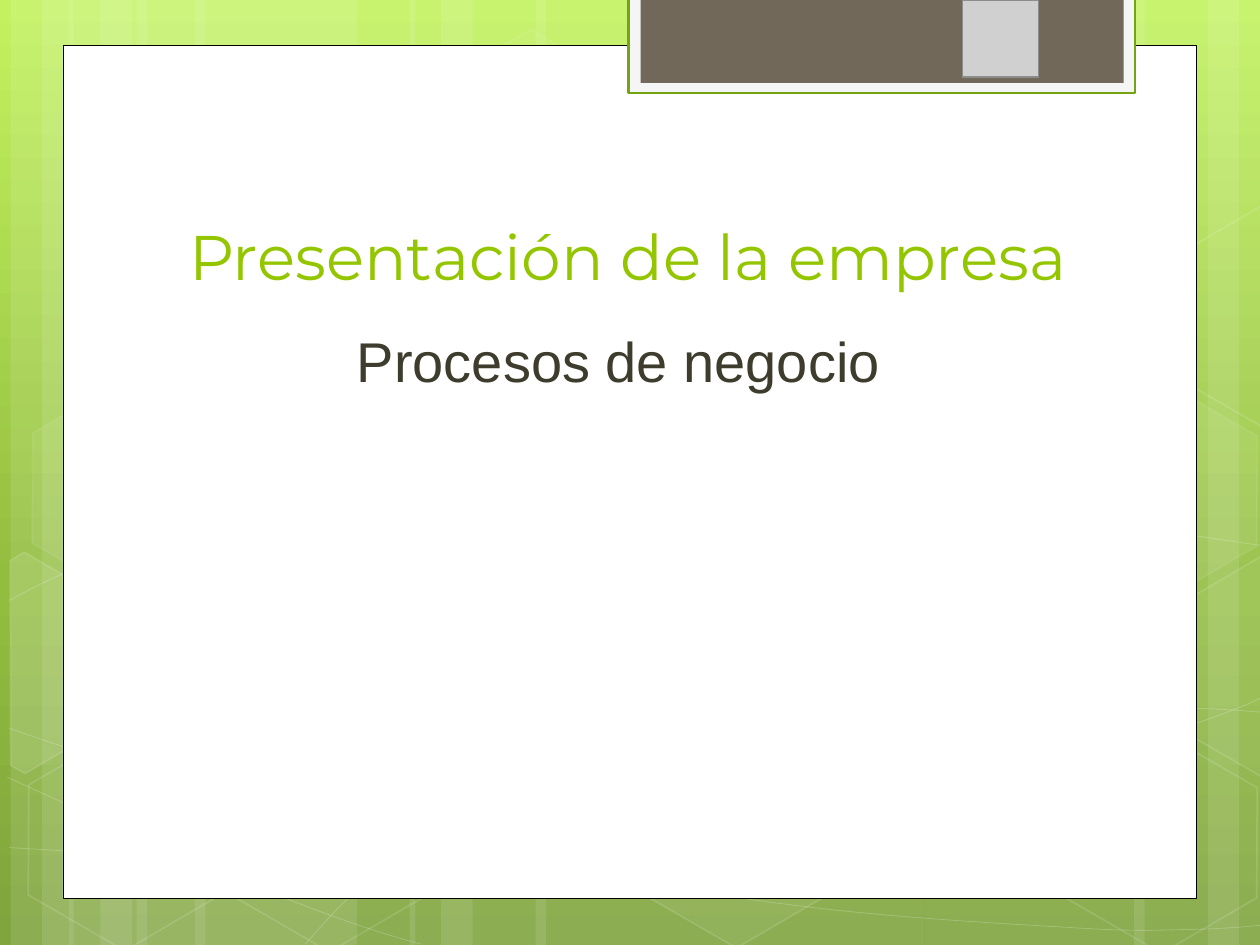
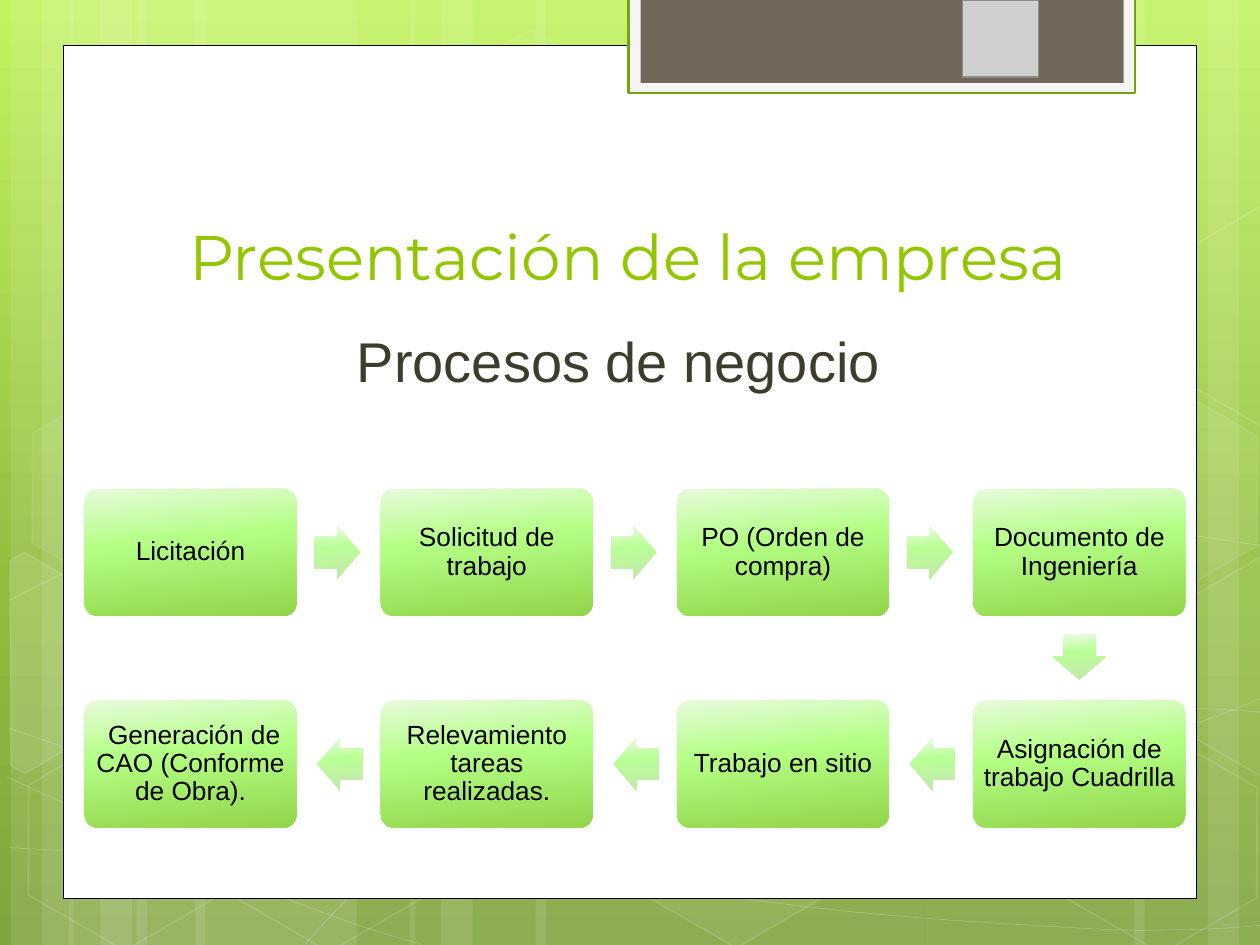
Before and after one commit to ptissera/habilitacion-profesional-2012-4k4, a slide deck: slide 10 of Documentacion/Informe Preliminar/Presentacion Informe Preliminar.pptx (slide 9 before the commit). Drawn at 1260x945 pixels with LibreOffice and Linux fonts; fonts in the diff are those of the drawing; grey boxes stand for pictures. Boxes give left, top, right and bottom in pixels: in the first picture for what was removed or moved away, otherwise in the second. Text is boxed around its words. In the diff, an @@ line names an element or a change of style, - is before the commit and + after.

```diff
--- a/Documentacion/Informe Preliminar/Presentacion Informe Preliminar.pptx
+++ b/Documentacion/Informe Preliminar/Presentacion Informe Preliminar.pptx
@@ group added at <box>84,489,1186,828</box>: 8 rounded rectangles, 8 texts, 7 right arrows @@
+Licitación
+Solicitud de trabajo
+PO (Orden de compra)
+Documento de Ingeniería
+Asignación de trabajo Cuadrilla
+Trabajo en sitio
+Relevamiento tareas realizadas.
+Generación de CAO (Conforme de Obra).
```
Also in this commit, not shown: 1 other slide changed, 1 slide added.
